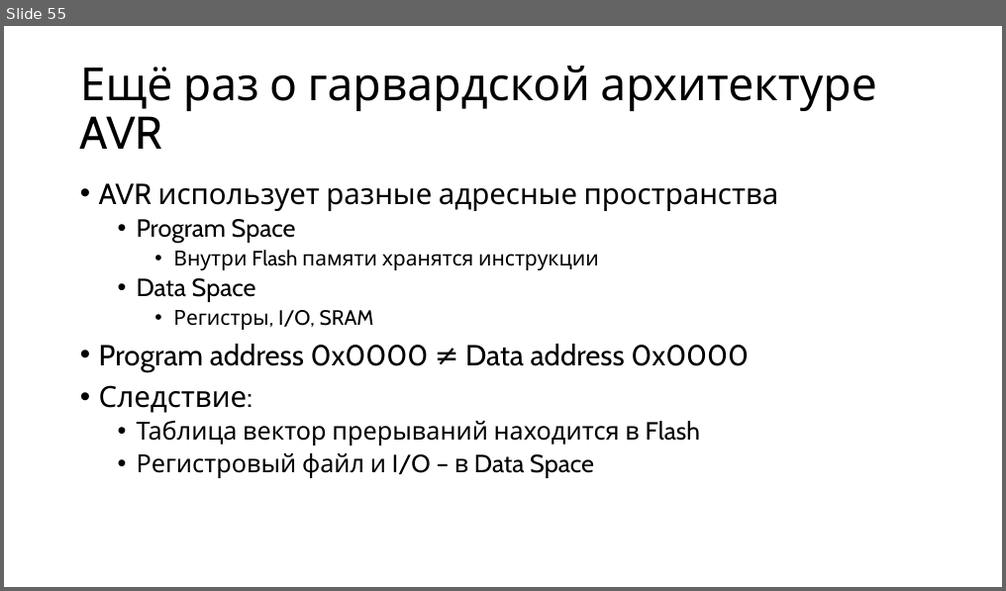
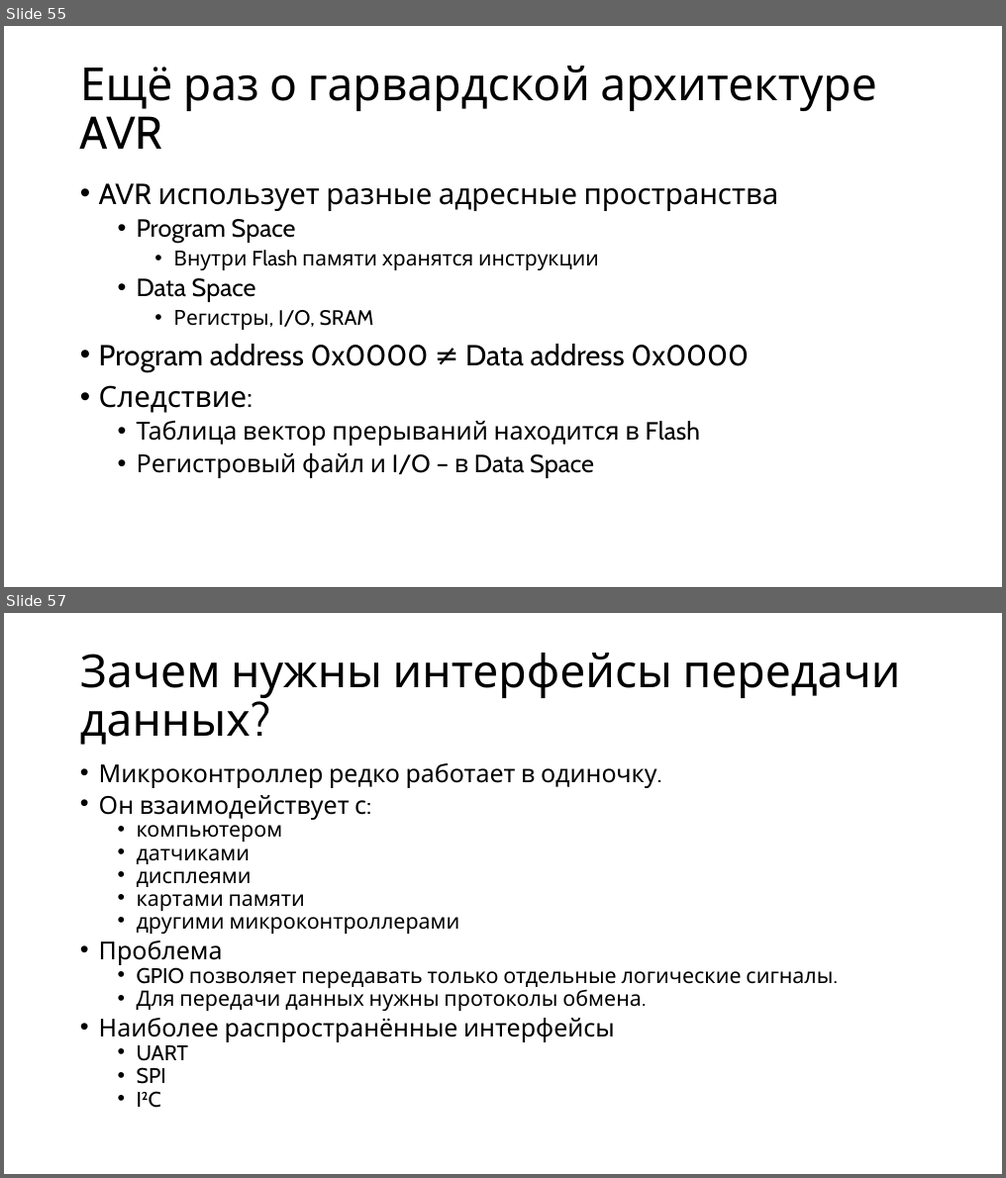
Before and after one commit to alexey-malov/mpp, a slide deck: lectures/14/Microcontroller Programming.pptx. Shown one above the other, each under a label of ours: slide 55 before the commit, slides 55 and 57 after it; the slides between them are not shown. The pictures are 1006x591 and 1006x1178 pixels, drawn with LibreOffice and Linux fonts; fonts in the diff are those of the drawing. Boxes give left, top, right and bottom in pixels: in the first picture for what was removed or moved away, otherwise in the second. Text is boxed around its words. In the diff, an @@ line names an element or a change of style, - is before the commit and + after.

Commit message:
Обновил лекцию по микроконтроллерам

```diff
--- a/lectures/14/Microcontroller Programming.pptx
+++ b/lectures/14/Microcontroller Programming.pptx
@@ slide 57 added at (4,613,1002,1174), background #FFFFFF @@
@@ title added at (80,653,901,745), 44 pt, text #000000 @@
+Зачем нужны интерфейсы передачи данных?
@@ text added at (99,763,833,1108), 20.4 pt, text #000000 @@
+• Микроконтроллер редко работает в одиночку.
+• Он взаимодействует с:
+  • компьютером
+  • датчиками
+  • дисплеями
+  • картами памяти
+  • другими микроконтроллерами
+• Проблема
+  • GPIO позволяет передавать только отдельные логические сигналы.
+  • Для передачи данных нужны протоколы обмена.
+• Наиболее распространённые интерфейсы
+  • UART
+  • SPI
+  • I²C
```
Also in this commit, not shown: 1 slide changed, 31 other slides added, 1 slide removed.
